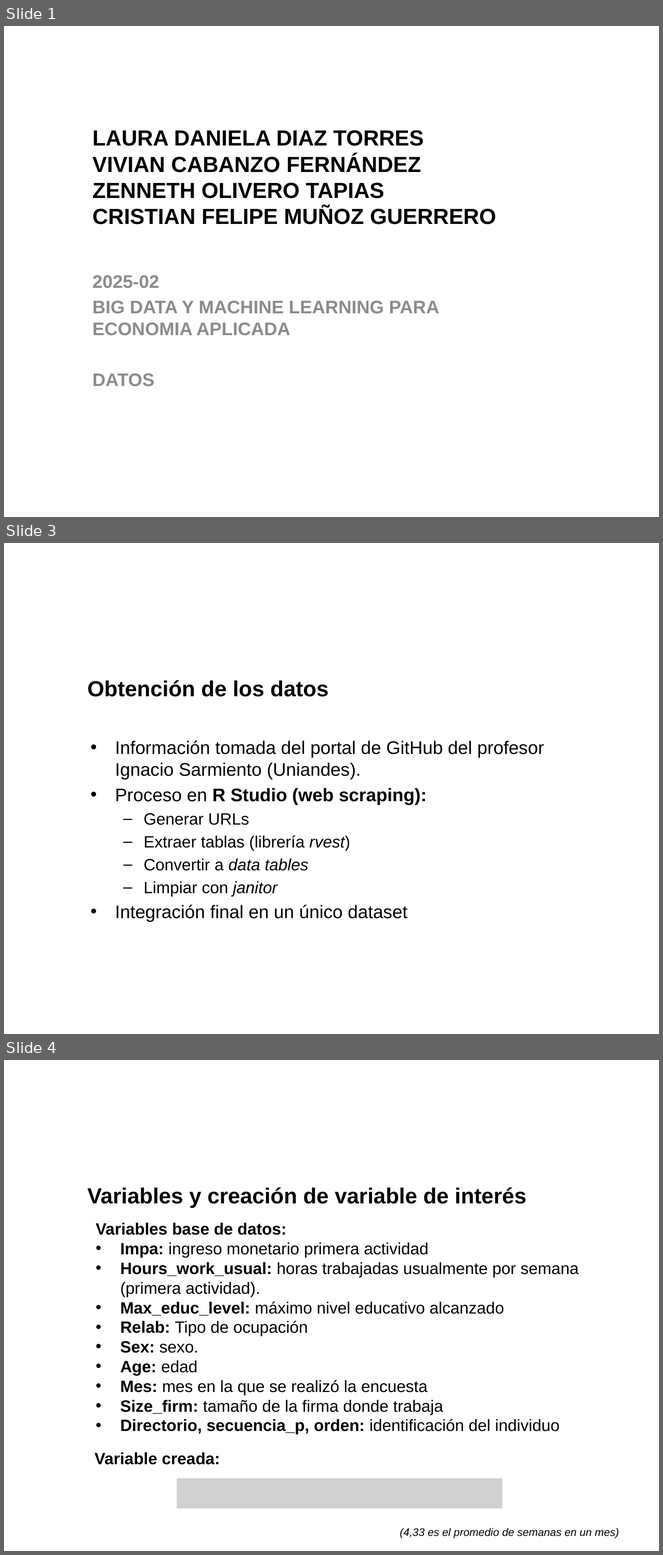
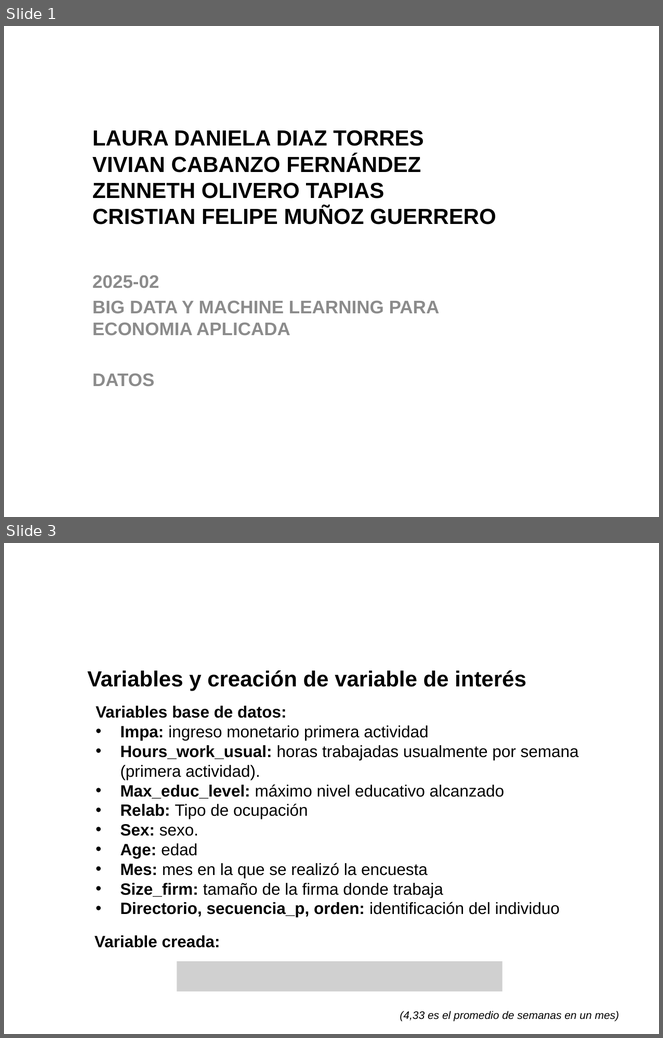
Before and after one commit to LauraDaniela17/Taller1_BigData_MachineLearning, a slide deck: Presentaciones/data_equipo_08.pptx. Shown one above the other, each under a label of ours: slides 1, 3 and 4 before the commit, slides 1 and 3 after it; the slides between them are not shown. The pictures are 663x1555 and 663x1038 pixels, drawn with LibreOffice and Linux fonts; fonts in the diff are those of the drawing; grey boxes stand for pictures; background and template pictures are left out. Boxes give left, top, right and bottom in pixels: in the first picture for what was removed or moved away, otherwise in the second. Text is boxed around its words. In the diff, an @@ line names an element or a change of style, - is before the commit and + after.

```diff
--- a/Presentaciones/data_equipo_08.pptx
+++ b/Presentaciones/data_equipo_08.pptx
@@ slide 3 removed at (x1=4, y1=543, x2=659, y2=1034), background picture (left out) @@
@@ title removed at (x1=87, y1=680, x2=328, y2=697) @@
-Obtención de los datos
@@ text removed at (x1=115, y1=741, x2=544, y2=922) @@
-• Información tomada del portal de GitHub del profesor Ignacio Sarmiento (Uniandes).
-• Proceso en R Studio (web scraping):
-  – Generar URLs
-  – Extraer tablas (librería rvest)
-  – Convertir a data tables
-  – Limpiar con janitor
-• Integración final en un único dataset
@@ what was slide 4 is now slide 3 @@
```
Also in this commit, not shown: 2 slides changed, 4 other slides removed.
